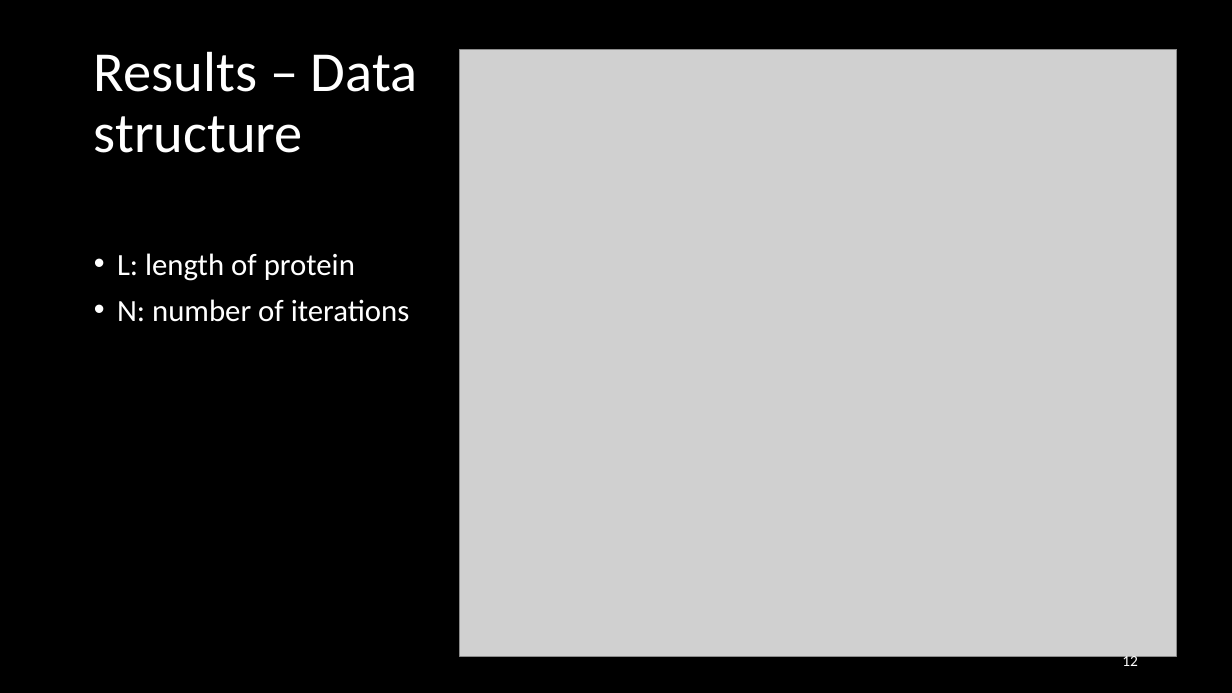
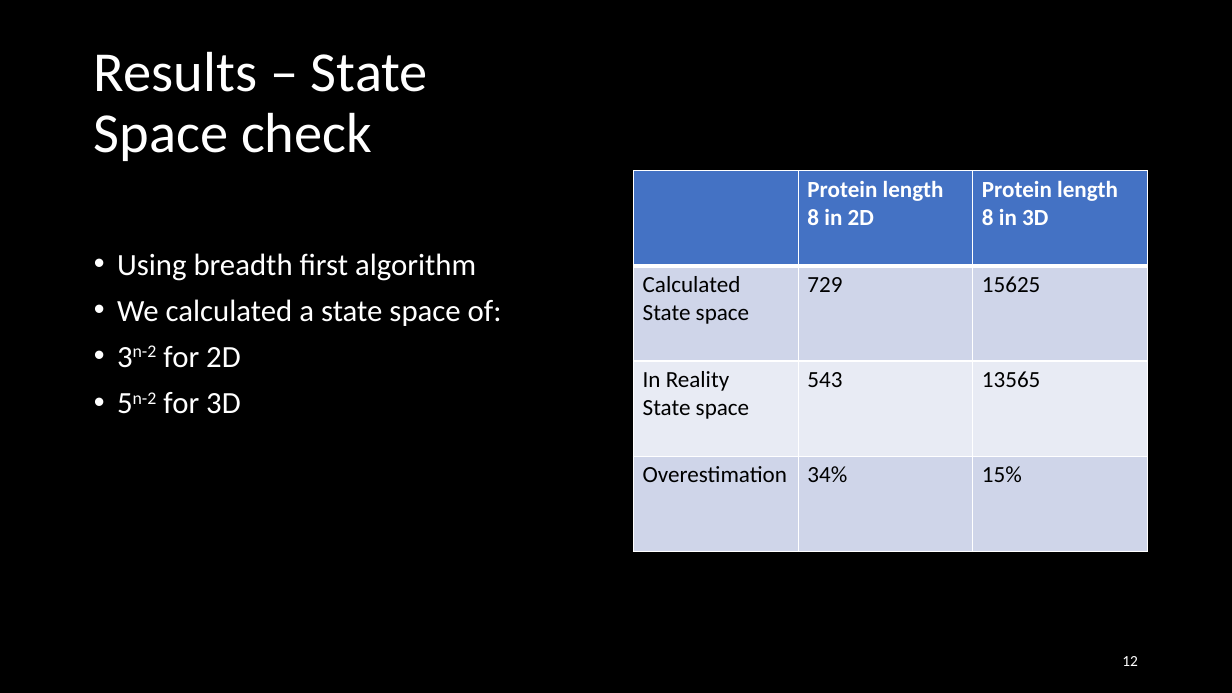
Before and after one commit to Loek21/Protein-Pow-d-er, a slide deck: slide 12 of Documentation/PPP, Week 2, Meeting 1.pptx. Drawn at 1232x693 pixels with LibreOffice and Linux fonts; fonts in the diff are those of the drawing; grey boxes stand for pictures. Boxes give left, top, right and bottom in pixels: in the first picture for what was removed or moved away, otherwise in the second. Text is boxed around its words. In the diff, an @@ line names an element or a change of style, - is before the commit and + after.

```diff
--- a/Documentation/PPP, Week 2, Meeting 1.pptx
+++ b/Documentation/PPP, Week 2, Meeting 1.pptx
@@ title at [94, 51, 428, 161]: text changed @@
-Results – Data
-structure
+Results – State
+Space check
@@ picture removed at [460, 49, 1177, 656] @@
@@ table added at [634, 171, 1148, 552], 4 rows, 3 columns @@
+ | Protein length / 8 in 2D | Protein length / 8 in 3D
+Calculated / State space | 729 | 15625
+In Reality / State space | 543 | 13565
+Overestimation | 34% | 15%
@@ text at [117, 253, 502, 414]: text changed @@
-• L: length of protein
-• N: number of iterations
+• Using breadth first algorithm
+• We calculated a state space of:
+• 3n-2 for 2D
+• 5n-2 for 3D
```
Also in this commit, not shown: 3 other files.
